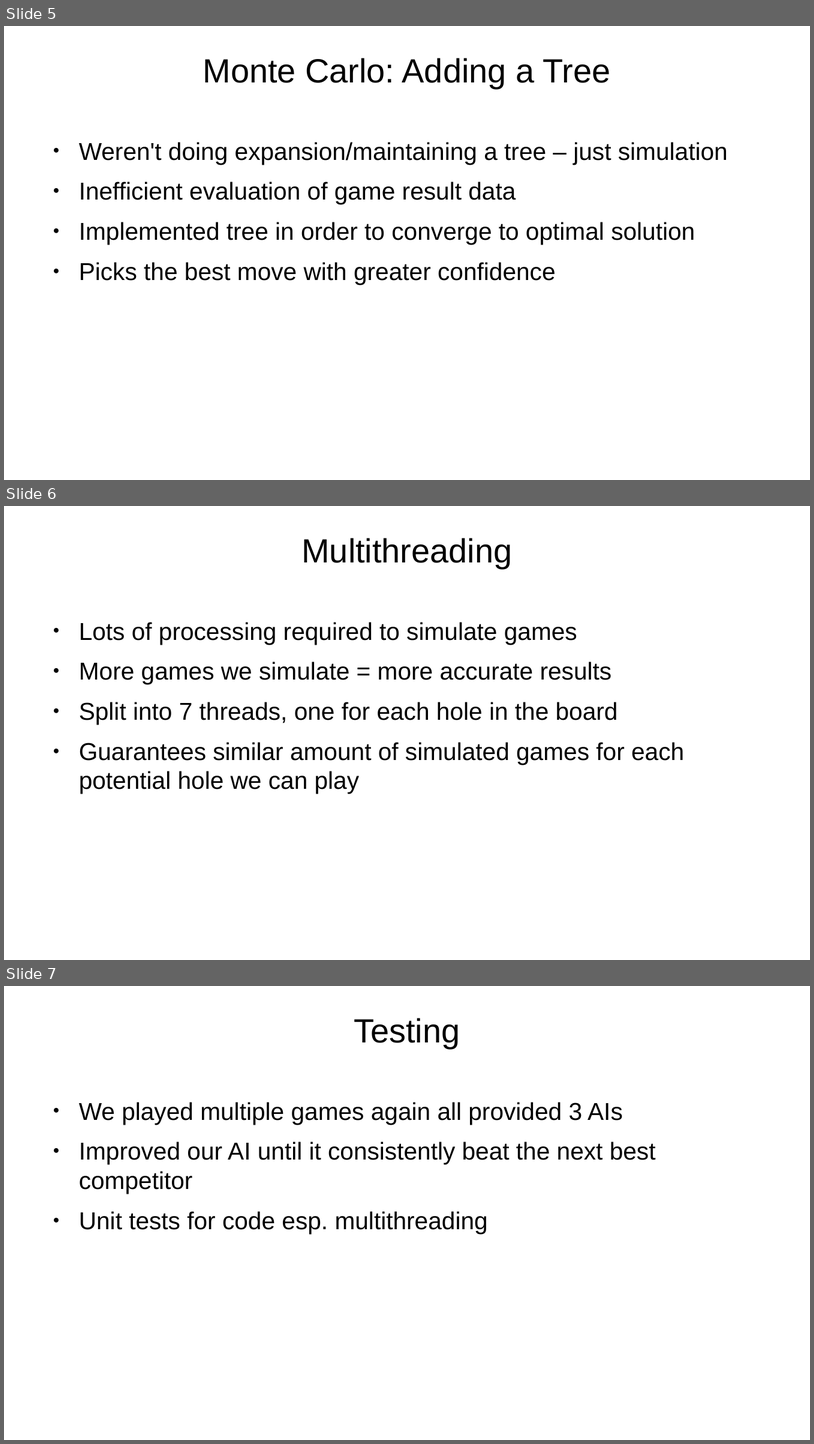
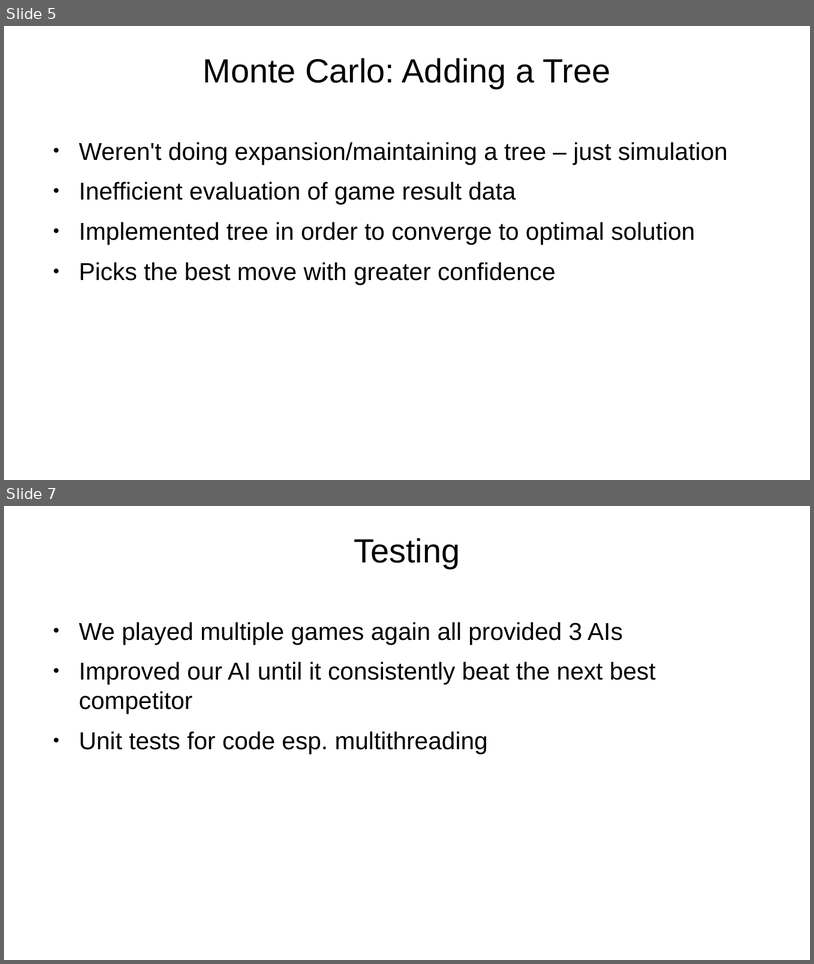
Before and after one commit to Huxellberger/Kalahluhlahley, a slide deck: kalah presentation.odp. Shown one above the other, each under a label of ours: slides 5, 6 and 7 before the commit, slides 5 and 7 after it; the slides between them are not shown. The pictures are 814x1444 and 814x964 pixels, drawn with LibreOffice and Linux fonts; fonts in the diff are those of the drawing; background and template pictures are left out. Boxes give left, top, right and bottom in pixels: in the first picture for what was removed or moved away, otherwise in the second. Text is boxed around its words. In the diff, an @@ line names an element or a change of style, - is before the commit and + after.

Commit message:
Improved slide for presentation

```diff
--- a/kalah presentation.odp
+++ b/kalah presentation.odp
@@ slide 6 removed at box(4, 506, 810, 960), background picture (left out) @@
@@ title removed at box(302, 538, 512, 568) @@
-Multithreading
@@ text removed at box(79, 622, 684, 793) @@
-● Lots of processing required to simulate games
-● More games we simulate = more accurate results
-● Split into 7 threads, one for each hole in the board
-● Guarantees similar amount of simulated games for each potential hole we can play
```
Also in this commit, not shown: 1 slide added.
